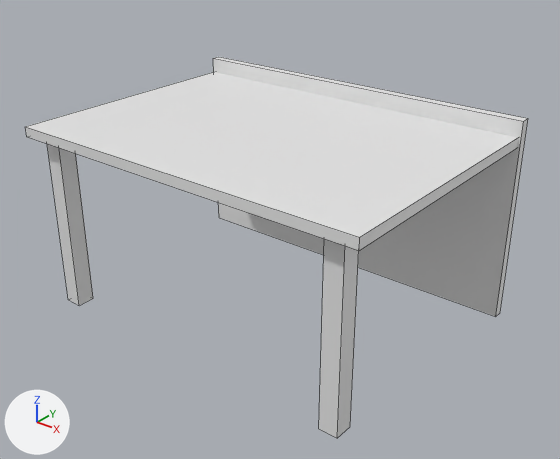
The FBX model Assets/Art/desk.fbx, before and after one commit.
One viewpoint serves both versions: a 50 mm camera at (14.23, -2.97, 4.44) aimed at (9.76, 2.61, 0.98). Lighting does not change. The marker at lower left points along +X, +Y and +Z. Mesh edges are drawn as thin lines. Where no turn or scale is listed for an object, it has been applied to the vertices.
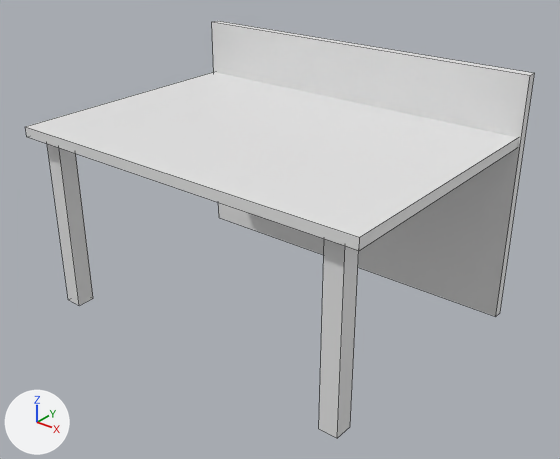
Where the newer file only moved an object's origin or applied its transform, the numbers keep the older frame.

Patch to the scene script:
```diff
--- a/Assets/Art/desk.fbx.py
+++ b/Assets/Art/desk.fbx.py
@@ me_cube_006 @@
 me_cube_006.from_pydata(...)  # 32 vertices, 24 faces; spans x -0.21..3.8, y -0.24..2.61, z -1.0..1.21
 # used by ob_cube_006; location = (7.815, 1.485, 0.948)
 # before: 25 (-0.21, 2.51, 1.21) at pixel (213, 58), 27 (-0.21, 2.61, 1.21) at pixel (218, 56), 29 (3.8, 2.51, 1.21) at pixel (523, 121), 31 (3.8, 2.61, 1.21) at pixel (528, 118)
+# me_cube_006 part 1
+for i in [25, 27, 29, 31]: me_cube_006.vertices[i].co += Vector((0.0, 0.0, 0.44))
 me_cube_006.materials.append(mat_material_001)
```

Pixel boxes (x1, y1, x2, y2) of what changed, in the pictures (560 x 459 px; the box of a moved part takes in the faces that stretch with it):
'Cube.006', reshaped (9% taller): before (25, 57, 528, 438); after (25, 21, 535, 438)
part 1 of me_cube_006, moved or reshaped: before (213, 57, 528, 316); after (212, 21, 535, 316)
